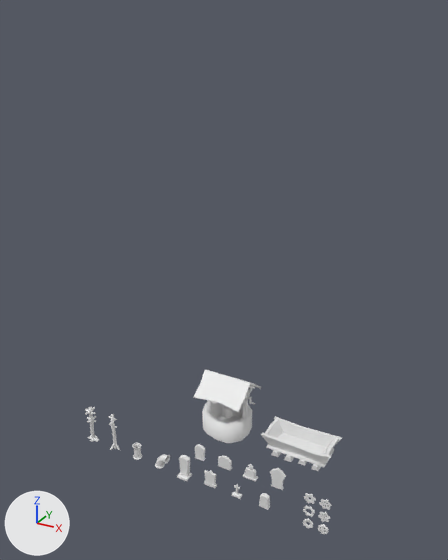
An edit to the Blender file Modelos/Cenario Cowboy/breder uv2.blend, drawn before and after from the same camera.
Both versions are drawn from a camera (50 mm lens) standing at (9.29, -14.12, 14.69) and looking at (-0.94, 4.47, 5.4). Arrows for +X, +Y and +Z are at lower left; the lights stay in place. Materials are left out; every surface is plain grey.

The first picture shows 'Bebedouro.Cavalo', 'Poco'.
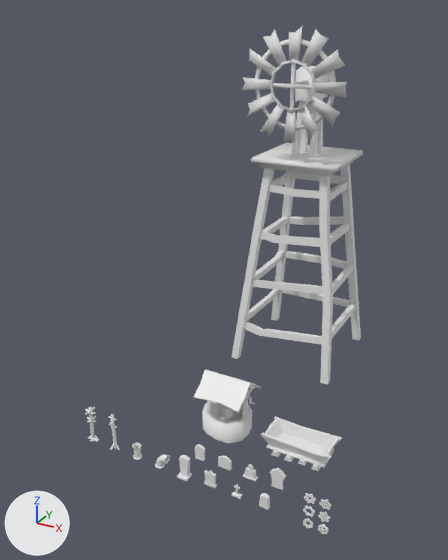
Edits to the scene script, one JSON object a line:
```json
{"op": "add", "block": "me_moinhovento", "code": ["me_moinhovento = bpy.data.meshes.new('MoinhoVento')", "me_moinhovento.from_pydata(...)  # 560 vertices, 425 faces; spans x -2.32..2.32, y -2.32..2.32, z 0.0..14.11", "me_moinhovento.polygons.foreach_set('use_smooth', [True] * 425)"]}
{"op": "add", "block": "ob_moinhovento", "code": ["ob_moinhovento = bpy.data.objects.new('MoinhoVento', me_moinhovento)", "ob_moinhovento.location = (0.0, 10.0, 0.0)"]}
```

Location of each change, [x1, y1, x2, y2] in pixels of the pictures (448 x 560 px):
```json
{"object": "MoinhoVento", "change": "added", "after": [231, 25, 363, 385]}
```
